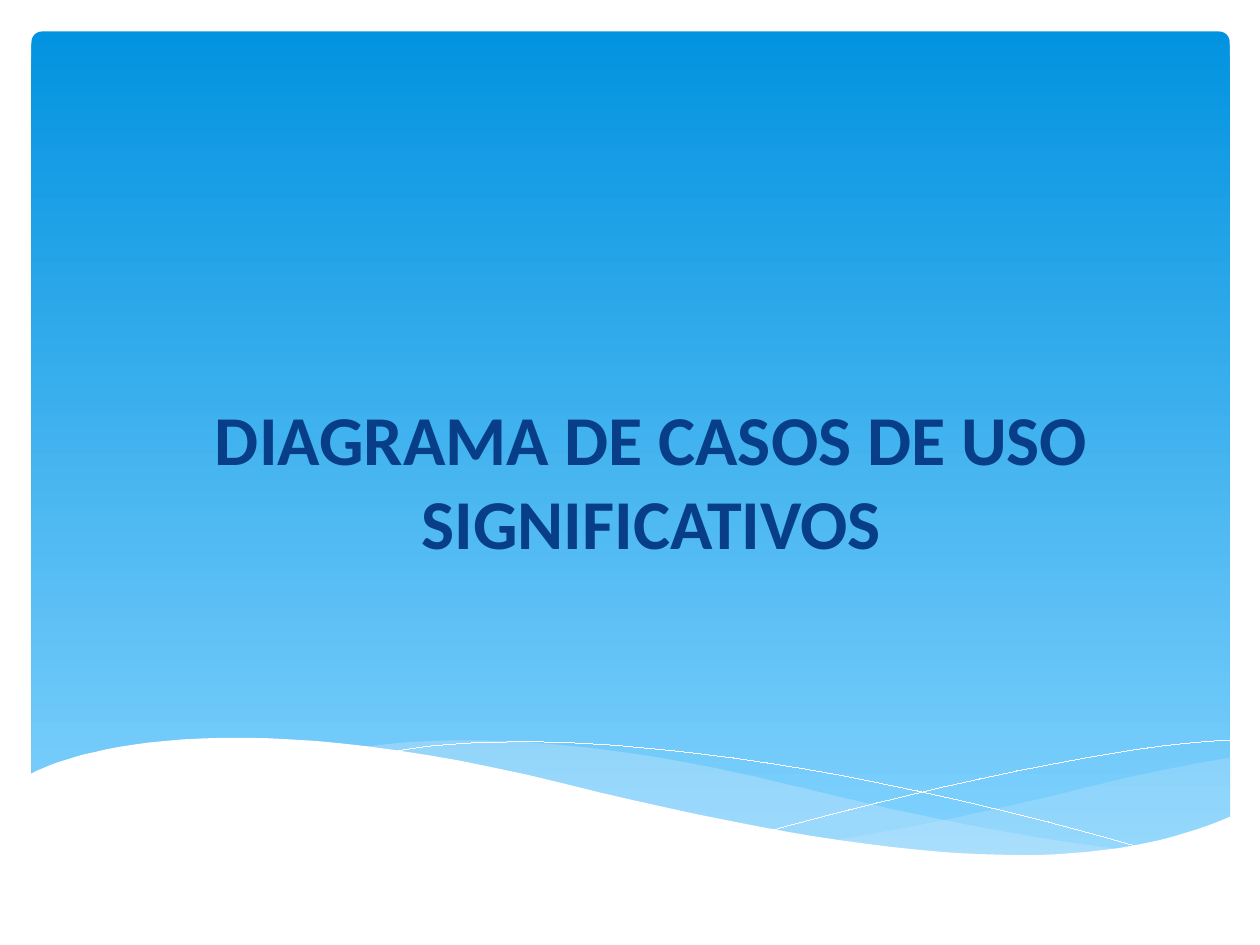
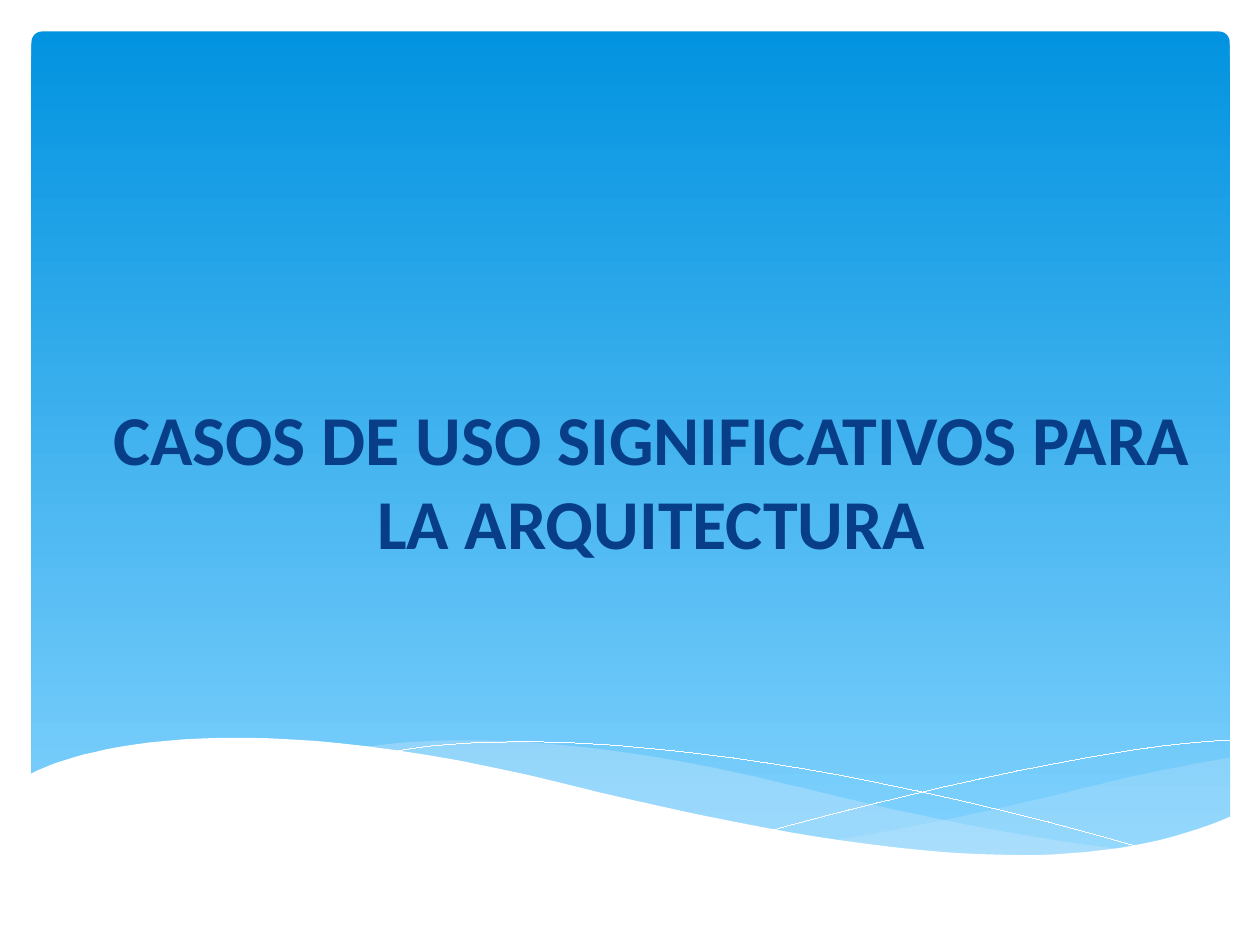
Before and after one commit to orlysemperfi/tp3-contratos-clientes, a slide deck: slide 2 of ITERACION 5/SUB ITERACION 2/PRESENTACION02/PPT TP3 PRES03.pptx. Drawn at 1260x945 pixels with LibreOffice and Linux fonts; fonts in the diff are those of the drawing. Boxes give left, top, right and bottom in pixels: in the first picture for what was removed or moved away, otherwise in the second. Text is boxed around its words. In the diff, an @@ line names an element or a change of style, - is before the commit and + after.

```diff
--- a/ITERACION 5/SUB ITERACION 2/PRESENTACION02/PPT TP3 PRES03.pptx
+++ b/ITERACION 5/SUB ITERACION 2/PRESENTACION02/PPT TP3 PRES03.pptx
@@ title at [113, 419, 1189, 558]: text changed @@
-DIAGRAMA DE CASOS DE USO SIGNIFICATIVOS
+CASOS DE USO SIGNIFICATIVOS PARA LA ARQUITECTURA
```
Also in this commit, not shown: 5 other slides changed, 9 slides added, 2 slides removed.
